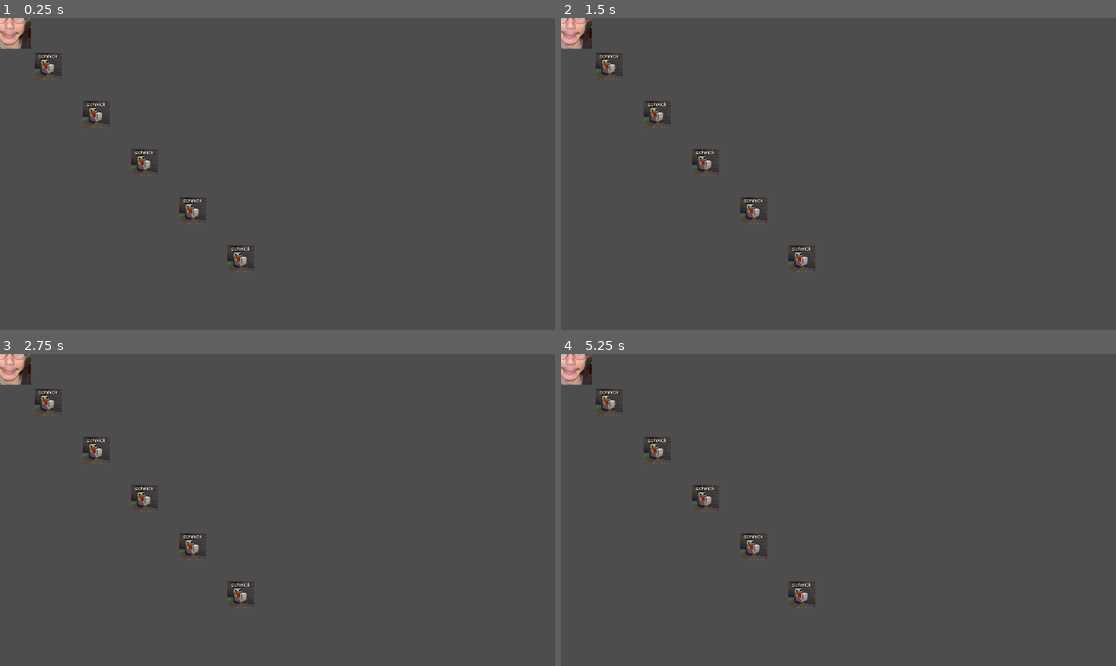
Above: before the commit, frames 1-4 (two rows, left to right).
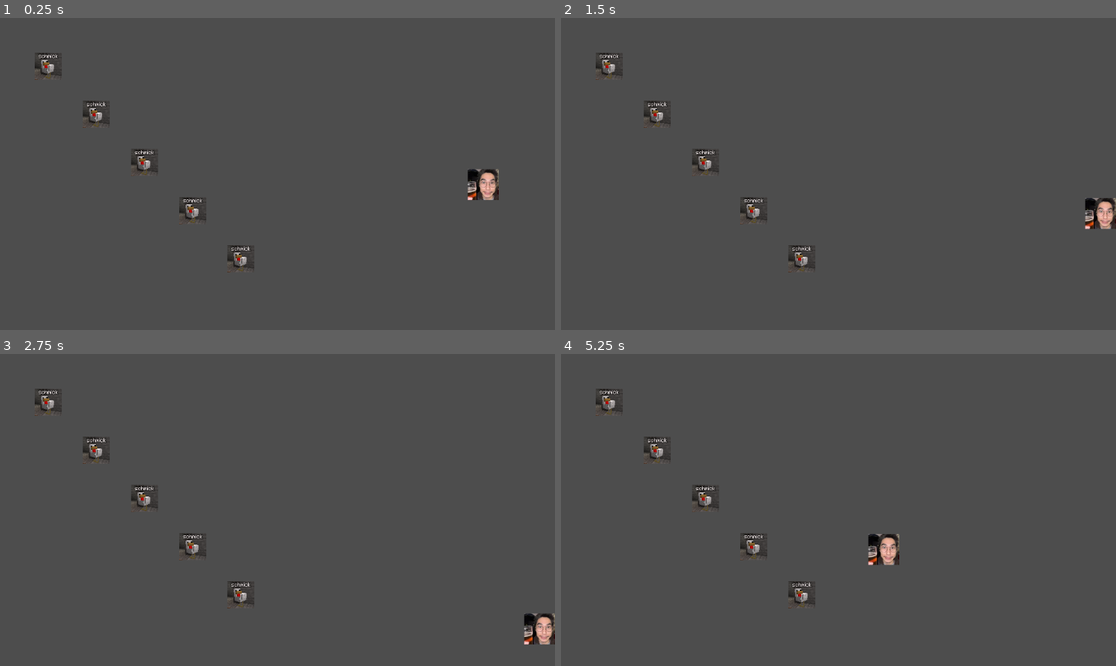
Above: after the commit, the same moments.

Repository: kitkattier/yogurt-friends
Game: Godot game, scene res://main.tscn
The game is run twice, just before and just after one commit, with the same random seed, the same clock (stepped at 60 frames per second) and the same inputs.
Inputs:
- Up to frame 1 (0.25 s): no input
- Up to frame 2 (1.5 s): tap Enter at 0.5 s; hold D (move_right) 0.53-1.28 s; tap Space at 1.25 s; hold S (move_down) from 1.28 s (still down)
- Up to frame 3 (2.75 s): release S (move_down) at 2.03 s; hold D (move_right) from 2.03 s (still down)
- Up to frame 4 (5.25 s): tap Enter at 2.75 s; release D (move_right) at 2.78 s; hold W (move_up) 2.78-3.53 s; hold A (move_left) 3.53-5.03 s; hold S (move_down) from 5.03 s (still down)

The runs differ from the first frame. In frame 1, 1.0% of the frame differs, in the area x 0-90%, y 0-59%; in frame 2, 1.0%; in frame 3, 1.0%; in frame 4, 1.1%, in the area x 0-61%, y 0-68%.

Commit message:
(#8) Fix WASD and don't let player go out of bounds

Diff:
--- a/main.tscn
+++ b/main.tscn
@@ -9,5 +9,4 @@
 person_scene = ExtResource("2_h2yge")
 
 [node name="Player" parent="." unique_id=21336461 instance=ExtResource("1_ig7tw")]
-
-[node name="Marker2D" type="Marker2D" parent="." unique_id=524709334]
+position = Vector2(1003, 346)
--- a/player/player.gd
+++ b/player/player.gd
@@ -2,16 +2,30 @@
 
 const SPEED = 300.0
 
-func _physics_process(delta: float) -> void:
+var half_size: Vector2
+
+
+func _ready() -> void:
+	var shape := $CollisionShape2D.shape as RectangleShape2D
+	half_size = shape.size / 2
+
+
+func _physics_process(_delta: float) -> void:
 	var direction := Vector2(
-		Input.get_axis("ui_left", "ui_right"),
-		Input.get_axis("ui_up", "ui_down")
+		Input.get_axis("move_left", "move_right"),
+		Input.get_axis("move_up", "move_down")
 	)
 
 	if direction != Vector2.ZERO:
-		direction = direction.normalized()
-		velocity = direction * SPEED
+		velocity = direction.normalized() * SPEED
 	else:
 		velocity = velocity.move_toward(Vector2.ZERO, SPEED)
 
 	move_and_slide()
+	clamp_to_viewport()
+
+
+func clamp_to_viewport() -> void:
+	var viewport_size := get_viewport_rect().size
+	global_position.x = clamp(global_position.x, half_size.x, viewport_size.x - half_size.x)
+	global_position.y = clamp(global_position.y, half_size.y, viewport_size.y - half_size.y)
--- a/player/player.tscn
+++ b/player/player.tscn
@@ -15,7 +15,7 @@
 }]
 
 [sub_resource type="RectangleShape2D" id="RectangleShape2D_oul6g"]
-size = Vector2(128, 128)
+size = Vector2(64, 65)
 
 [node name="Player" type="CharacterBody2D" unique_id=21336461]
 motion_mode = 1
@@ -23,7 +23,9 @@
 metadata/_edit_group_ = true
 
 [node name="AnimatedSprite2D" type="AnimatedSprite2D" parent="." unique_id=1008412199]
+scale = Vector2(0.5, 0.5)
 sprite_frames = SubResource("SpriteFrames_rkbax")
 
 [node name="CollisionShape2D" type="CollisionShape2D" parent="." unique_id=1352743883]
+position = Vector2(0, 0.5)
 shape = SubResource("RectangleShape2D_oul6g")
